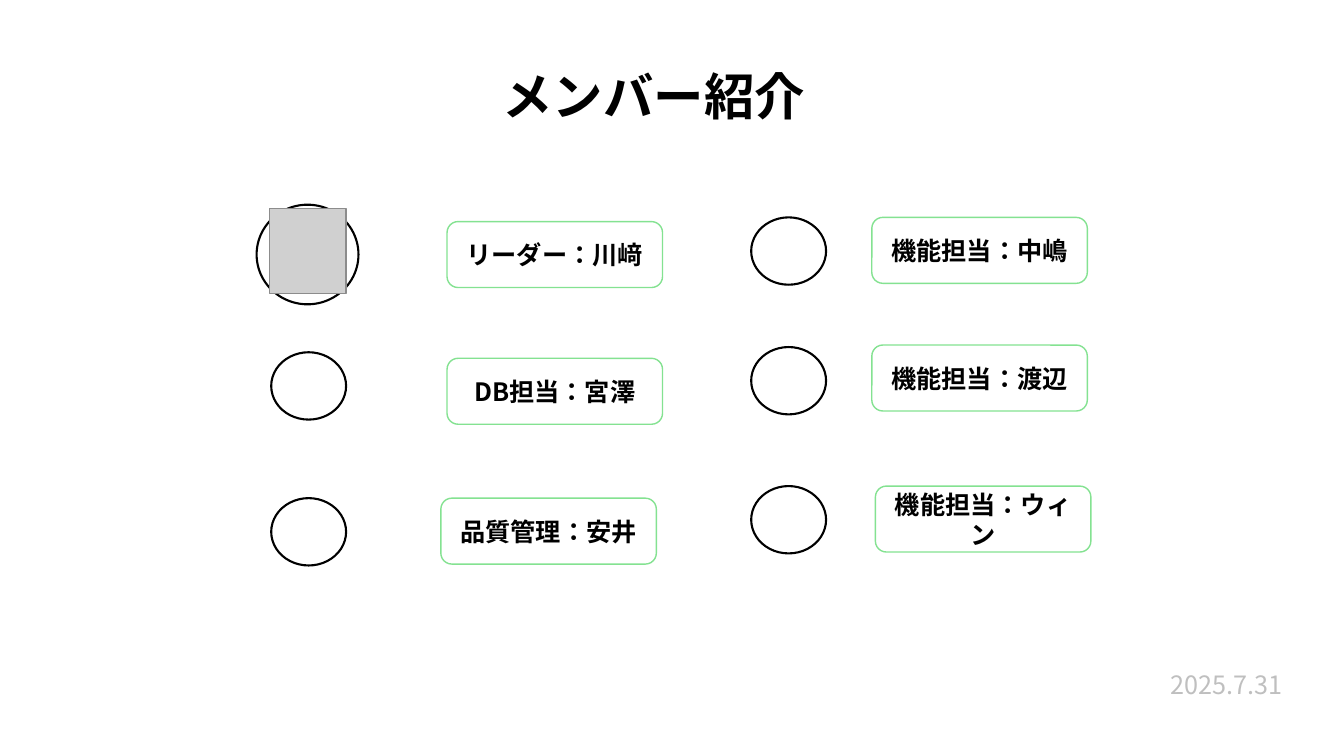
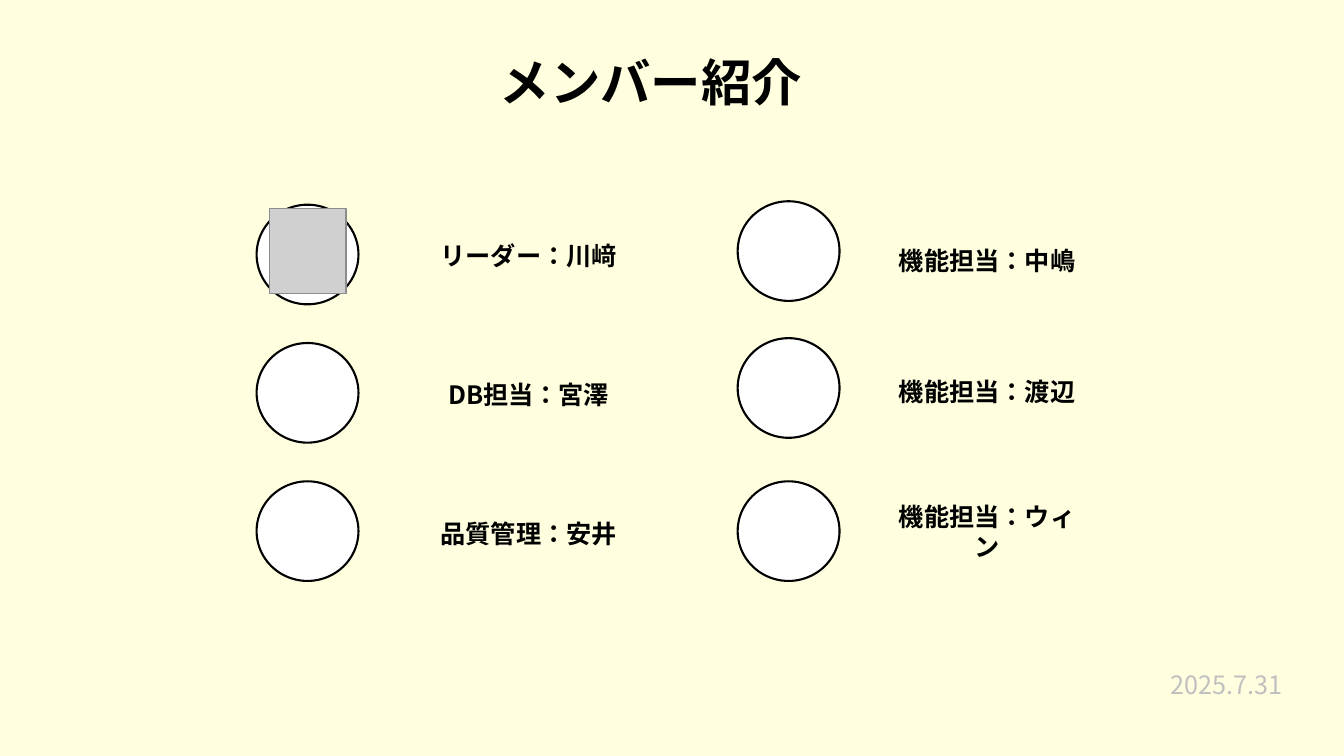
Before and after one commit to plusdojo2025/a2-7, a slide deck: slide 3 of 発表準備/7月成果発表会.pptx. Drawn at 1344x756 pixels with LibreOffice and Linux fonts; fonts in the diff are those of the drawing; grey boxes stand for pictures. Boxes give left, top, right and bottom in pixels: in the first picture for what was removed or moved away, otherwise in the second. Text is boxed around its words. In the diff, an @@ line names an element or a change of style, - is before the commit and + after.

```diff
--- a/発表準備/7月成果発表会.pptx
+++ b/発表準備/7月成果発表会.pptx
@@ rectangle added at (0,0,1344,756), fill #FFFFE0 @@
@@ title "メンバー紹介": place and size @@
-title "メンバー紹介" at (503,72,805,120)
+title "メンバー紹介" at (500,58,802,106)
@@ rectangle added at (109,143,1236,648), fill #FFFFE0 @@
@@ ellipse: place and size @@
-ellipse at (751,218,826,285)
+ellipse at (738,202,840,301)
@@ text "リーダー：川﨑": place and size @@
-text "リーダー：川﨑" at (448,222,663,287)
+text "リーダー：川﨑" at (440,243,616,268)
@@ text "機能担当：中嶋": place and size @@
-text "機能担当：中嶋" at (872,218,1088,283)
+text "機能担当：中嶋" at (899,248,1075,273)
@@ ellipse: place and size @@
-ellipse at (271,352,346,419)
+ellipse at (257,343,359,443)
@@ ellipse: place and size @@
-ellipse at (751,347,826,414)
+ellipse at (738,338,840,438)
@@ text "機能担当：渡辺": place and size @@
-text "機能担当：渡辺" at (872,345,1088,410)
+text "機能担当：渡辺" at (899,379,1075,404)
@@ outline #84E291 1 pt to none in 6 elements at (440,521,616,546), (899,504,1075,557), (899,248,1075,273), (440,243,616,268), (899,379,1075,404), (448,382,609,407) @@
@@ text "DB担当：宮澤": place and size @@
-text "DB担当：宮澤" at (448,358,663,423)
+text "DB担当：宮澤" at (448,382,609,407)
@@ ellipse: place and size @@
-ellipse at (271,498,346,566)
+ellipse at (257,481,359,581)
@@ text "品質管理：安井": place and size @@
-text "品質管理：安井" at (441,498,656,564)
+text "品質管理：安井" at (440,521,616,546)
@@ ellipse: place and size @@
-ellipse at (751,486,826,554)
+ellipse at (738,481,840,581)
@@ text "機能担当：ウィン": place and size @@
-text "機能担当：ウィン" at (876,486,1092,552)
+text "機能担当：ウィン" at (899,504,1075,557)
```
Also in this commit, not shown: 4 other slides changed.
